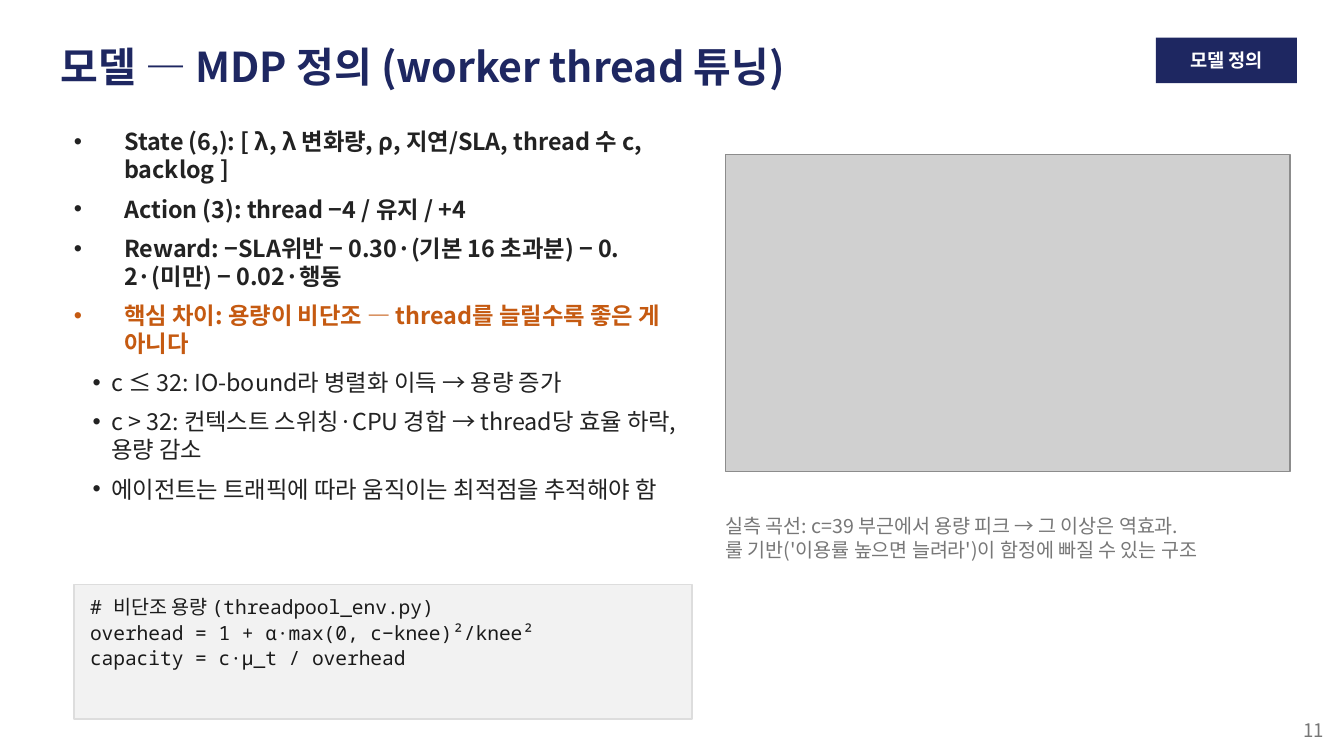
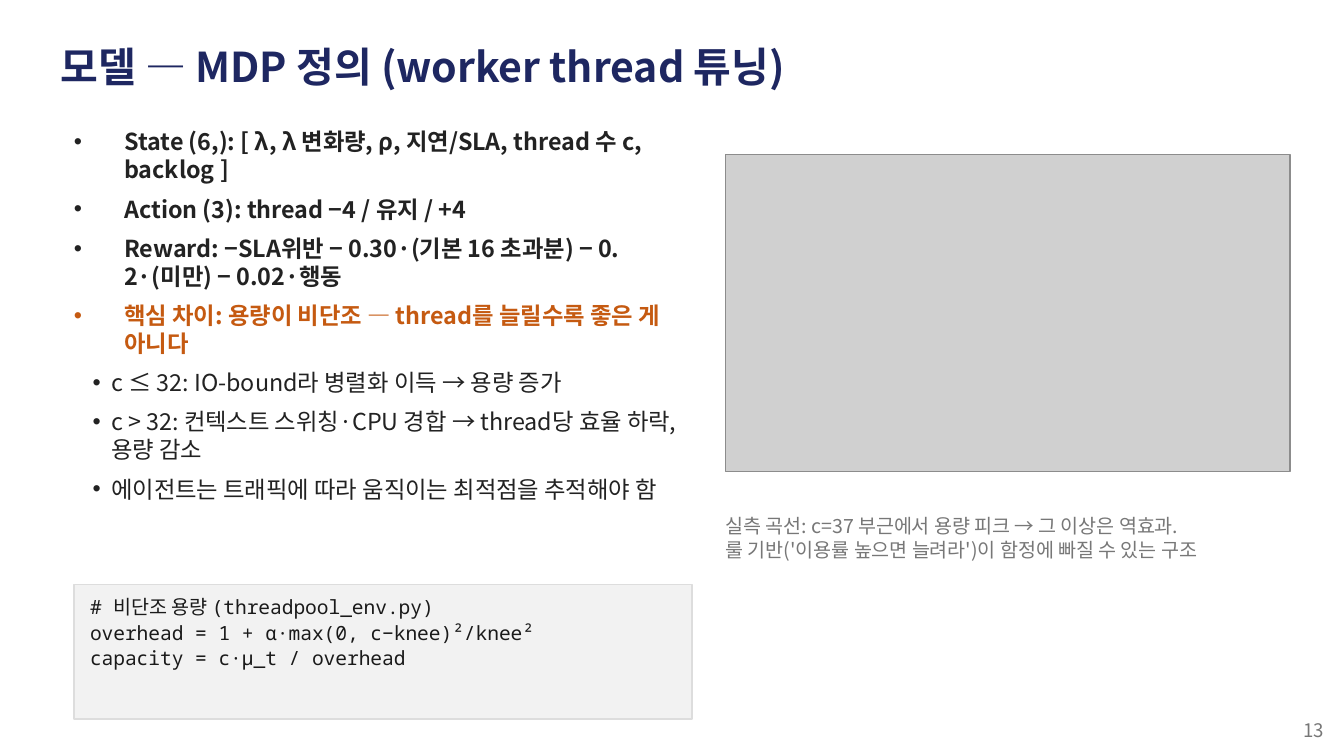
Before and after one commit to zzangdol1029/reinforce, a slide deck: slide 13 of autoscaling-rl/autoscaling_rl_발표.pptx (slide 11 before the commit). Drawn at 1344x756 pixels with LibreOffice and Linux fonts; fonts in the diff are those of the drawing; grey boxes stand for pictures. Boxes give left, top, right and bottom in pixels: in the first picture for what was removed or moved away, otherwise in the second. Text is boxed around its words. In the diff, an @@ line names an element or a change of style, - is before the commit and + after.

```diff
--- a/autoscaling-rl/autoscaling_rl_발표.pptx
+++ b/autoscaling-rl/autoscaling_rl_발표.pptx
@@ rectangle removed at [1156,38,1297,83] @@
@@ text removed at [1190,51,1263,69] @@
-모델 정의
@@ text at [726,517,1178,535]: text changed @@
-실측 곡선: c=39 부근에서 용량 피크 → 그 이상은 역효과.
+실측 곡선: c=37 부근에서 용량 피크 → 그 이상은 역효과.
@@ text at [1303,723,1324,737]: text changed @@
-11
+13
```
Also in this commit, not shown: 24 other slides changed, 3 slides added, 1 slide removed, 2 other files.
